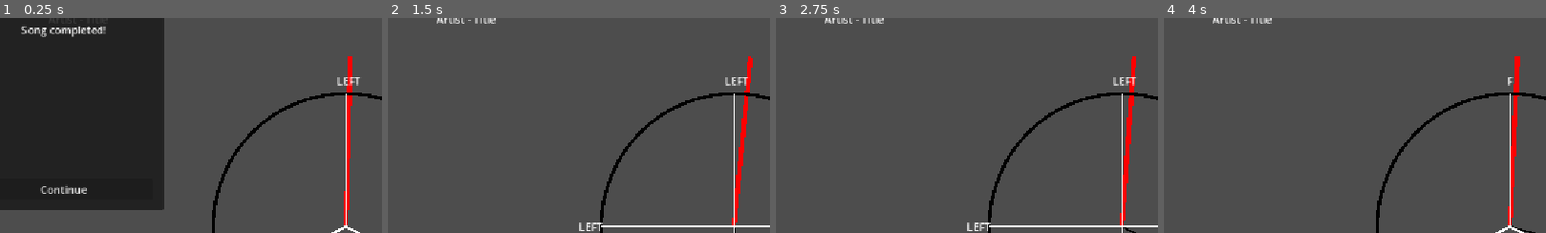
Above: before the commit, frames 1-4 (left to right).
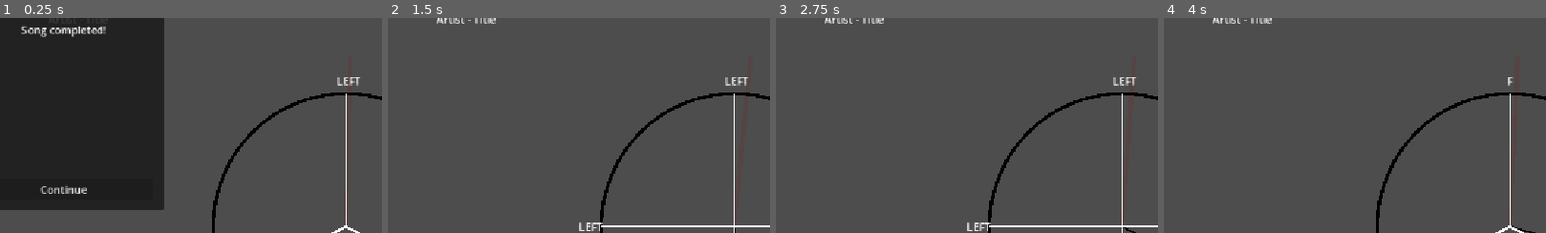
Above: after the commit, the same moments.

Repository: samstokes/jammin
Game: Godot game, scene res://scenes/clock_jam/clock_jam.tscn
The game is run twice, just before and just after one commit, with the same random seed, the same clock (stepped at 60 frames per second) and the same inputs. Sound files missing from this copy of the repository are replaced by a short silence.
Inputs:
- Up to frame 1 (0.25 s): no input
- Up to frame 2 (1.5 s): click "Continue" at 0.5 s; tap Enter at 1.25 s; tap F (beat_main) at 1.35 s
- Up to frame 3 (2.75 s): click "Continue" at 2 s
- Up to frame 4 (4 s): tap F (beat_main) at 2.85 s; click "Continue" at 3.5 s
The pictures show only the part of the screen within x 5-55%, y 2-52%; the shares and areas given below are measured in that part.

The runs differ from the first frame. In frame 1, 0.8% of the frame differs, in the area x 90-93%, y 17-97%; in frame 2, 0.9%; in frame 3, 0.9%, in the area x 90-95%, y 17-97%; in frame 4, 0.9%.

Commit message:
fade out doom hand

Diff:
--- a/entities/clock_doom_hand/clock_doom_hand.tscn
+++ b/entities/clock_doom_hand/clock_doom_hand.tscn
@@ -7,5 +7,5 @@
 script = ExtResource("2_nwpun")
 doom_seconds = 60.0
 length = 256.0
-color = Color(1, 0, 0, 1)
+color = Color(0.33333334, 0.26666668, 0.26666668, 1)
 thickness = 7.0
